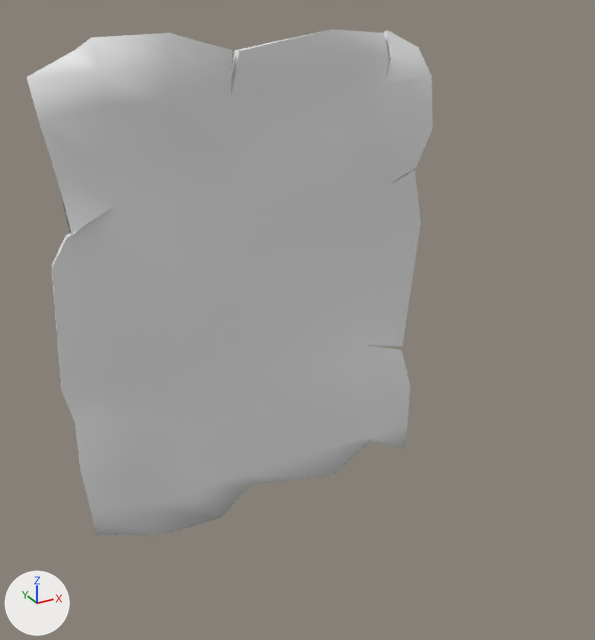
Two versions of the FBX model 0_Final Exports/Items/Unreadable Note/Note 3/M_Note3.fbx, one commit apart.
Rendered twice from a 50 mm camera at (-0.142, -0.294, 0.237) aimed at (0.019, 0.001, 0.09). Every picture has the same lights, and +X, +Y and +Z are marked at lower left.

Objects in the first picture: 'Parchment3(Ripped)_LP'.
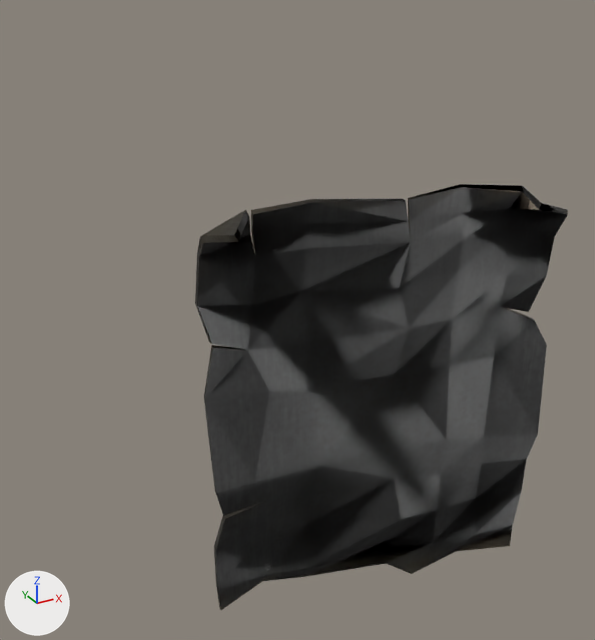
Scene script edits in JSON lines:
```json
{"op": "add", "block": "img_t_note3_rou_png", "code": ["img_t_note3_rou_png = load_image('T_Note3_Rou.png', 'T_Note3_Rou.png', 1024, 1024, 'Non-Color')"]}
{"op": "add", "block": "img_t_note3_base_png", "code": ["img_t_note3_base_png = load_image('T_Note3_Base.png', 'T_Note3_Base.png', 1024, 1024, 'sRGB')"]}
{"block": "mat_parchment3_mat", "where": "n0 = _N.new('ShaderNodeBsdfPrincipled'); n0.name = 'Principled BSDF'"}
{"op": "remove", "block": "mat_parchment3_mat", "code": "n0.inputs[2].default_value = 0.553  # 'Roughness'"}
{"op": "add", "block": "mat_parchment3_mat", "code": "n2 = _N.new('ShaderNodeTexImage'); n2.name = 'Image Texture'"}
{"op": "add", "block": "mat_parchment3_mat", "code": "n2.image = img_t_note3_base_png"}
{"op": "add", "block": "mat_parchment3_mat", "code": "n3 = _N.new('ShaderNodeTexImage'); n3.name = 'Image Texture.001'"}
{"op": "add", "block": "mat_parchment3_mat", "code": "n3.image = img_t_note3_rou_png"}
{"op": "add", "block": "mat_parchment3_mat", "code": "n4 = _N.new('ShaderNodeNormalMap'); n4.name = 'Normal Map'"}
{"op": "add", "block": "mat_parchment3_mat", "code": "_L.new(n2.outputs[0], n0.inputs[0])  # 'Color' to 'Base Color'"}
{"op": "add", "block": "mat_parchment3_mat", "code": "_L.new(n3.outputs[0], n4.inputs[1])  # 'Color' to 'Color'"}
{"op": "add", "block": "mat_parchment3_mat", "code": "_L.new(n4.outputs[0], n0.inputs[5])  # 'Normal' to 'Normal'"}
{"block": "me_parchment3_ripped__lp", "where": "me_parchment3_ripped__lp.from_pydata(...)  # 168 vertices, 332 faces; spans x -0.086..0.084, y -0.011..0.023, z 0.002..0.213"}
{"block": "me_parchment3_ripped__lp", "where": "# used by ob_parchment3_ripped__lp; location = (0.0, 0.0, 0.0)"}
{"block": "me_parchment3_ripped__lp", "change": "me_parchment3_ripped__lp part 1: the whole mesh is turned 167.4 degrees about the z axis through its middle, then moved by (0.056, -0.026, -0.065)"}
```

Location of each change, (x1, y1, x2, y2) in pixels of the pictures (595 x 640 px):
```json
{"object": "Parchment3(Ripped)_LP", "change": "surface changed, mesh turned", "before": [27, 29, 433, 536], "after": [195, 184, 568, 610], "on screen": "grey to black"}
```
